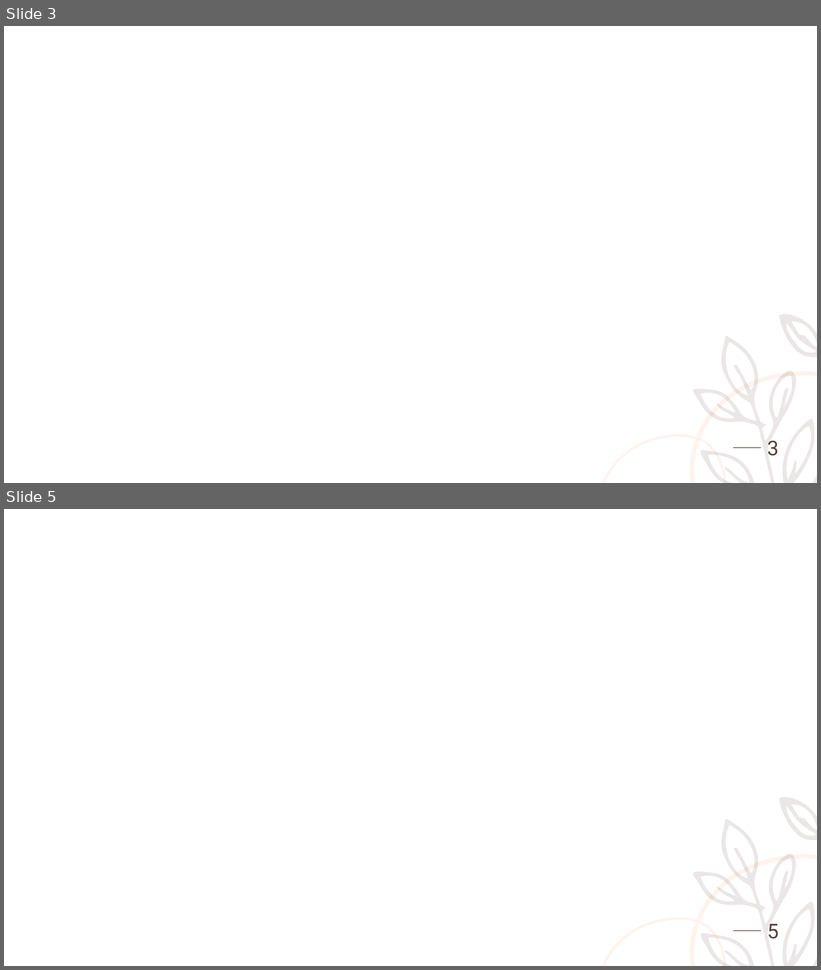
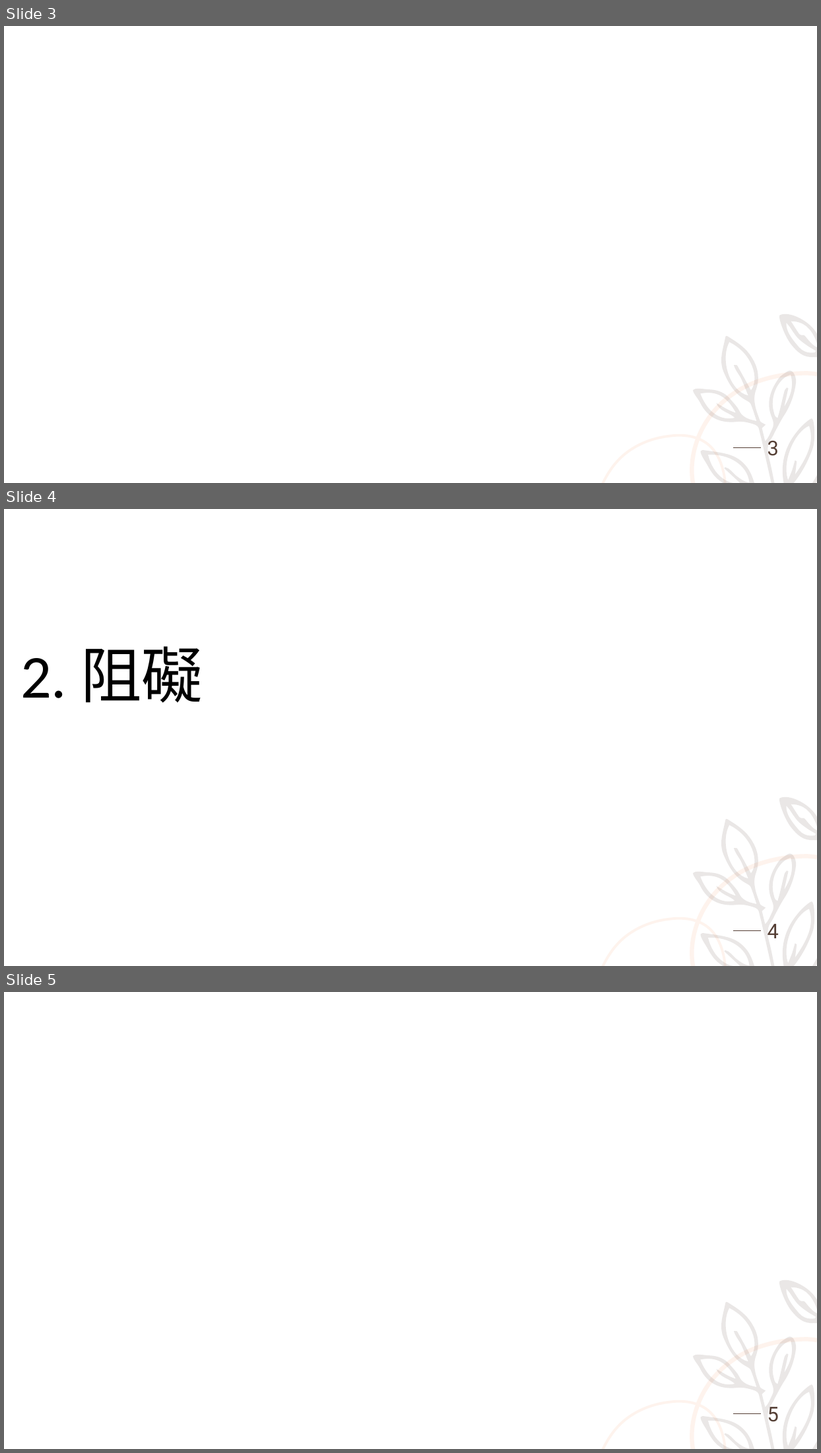
Before and after one commit to phchenntut/ca2024f, a slide deck: hw03.pptx. Shown one above the other, each under a label of ours: slides 3 and 5 before the commit, slides 3, 4 and 5 after it; the slides between them are not shown. The pictures are 821x970 and 821x1453 pixels, drawn with LibreOffice and Linux fonts; fonts in the diff are those of the drawing; background and template pictures are left out. Boxes give left, top, right and bottom in pixels: in the first picture for what was removed or moved away, otherwise in the second. Text is boxed around its words. In the diff, an @@ line names an element or a change of style, - is before the commit and + after.

```diff
--- a/hw03.pptx
+++ b/hw03.pptx
@@ slide 4 added at box(4, 509, 817, 966), background picture (left out); not listed: 4 template elements that a slide beside it also shows @@
@@ text added at box(20, 646, 203, 703), 72 pt, text #000000 @@
+2. 阻礙
@@ page number added at box(768, 924, 779, 939), 24 pt, text #543E34 @@
+4
```
Also in this commit, not shown: 1 slide changed, 6 other slides added, 7 slides removed, 1 other file.
